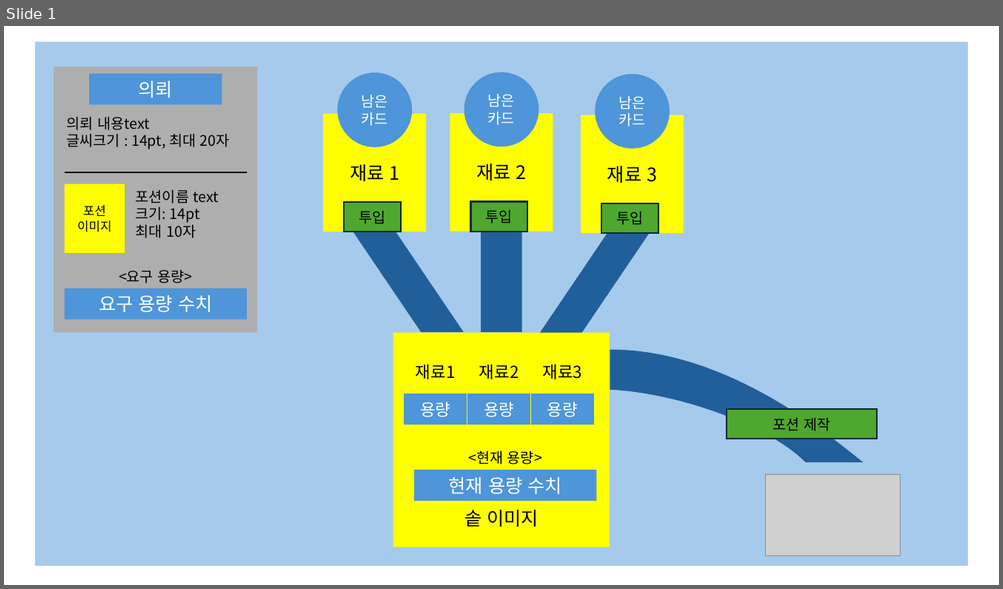
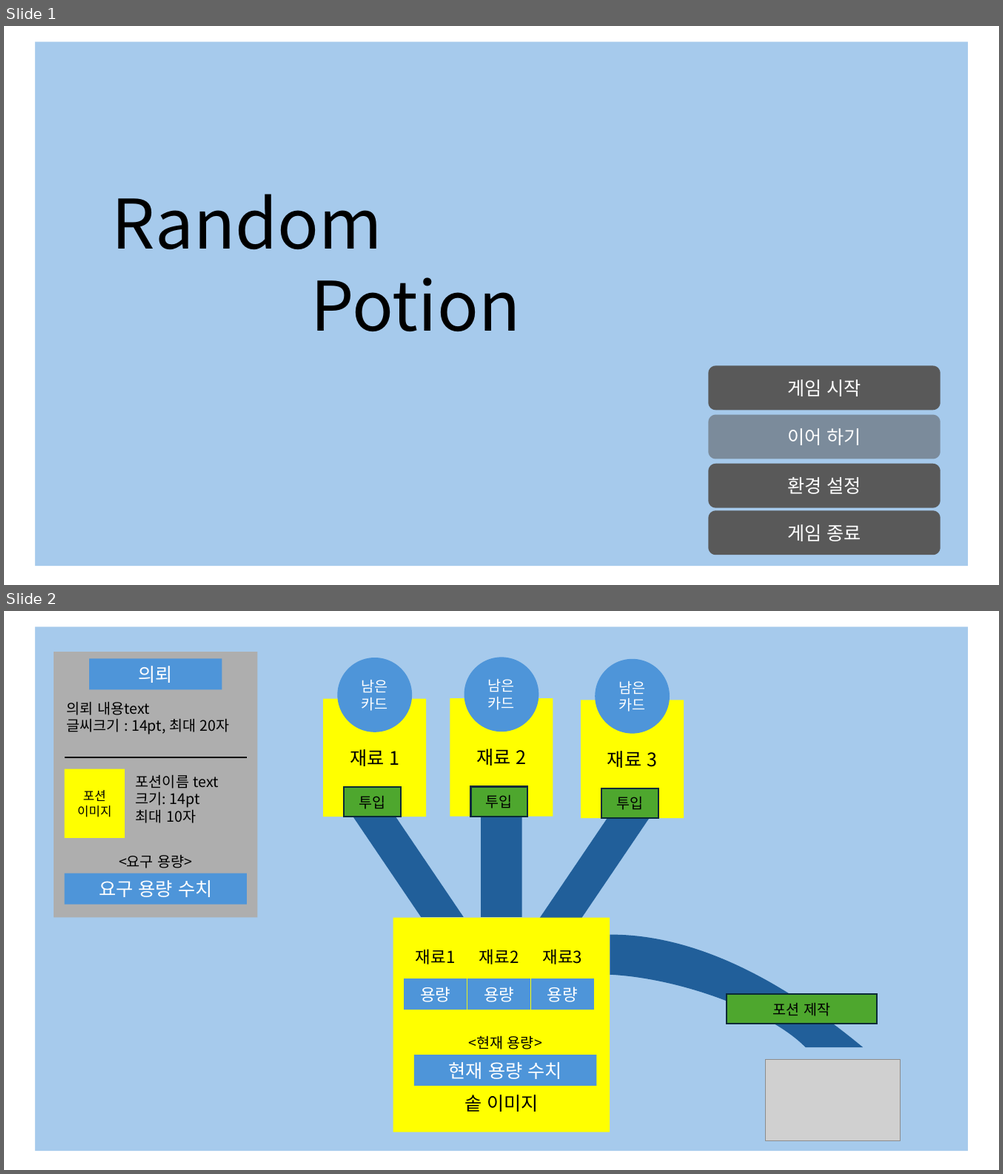
Before and after one commit to gws1017/BlackPotion, a slide deck: document/UI.pptx. Shown one above the other, each under a label of ours: slide 1 before the commit, slides 1 and 2 after it. The pictures are 1003x589 and 1003x1174 pixels, drawn with LibreOffice and Linux fonts; fonts in the diff are those of the drawing; grey boxes stand for pictures. Boxes give left, top, right and bottom in pixels: in the first picture for what was removed or moved away, otherwise in the second. Text is boxed around its words. In the diff, an @@ line names an element or a change of style, - is before the commit and + after.

```diff
--- a/document/UI.pptx
+++ b/document/UI.pptx
@@ slide 1 added at box(4, 26, 999, 585), background #FFFFFF @@
@@ rectangle added at box(35, 42, 968, 566), fill #A6CAEC @@
@@ text added at box(112, 194, 521, 332), 66 pt, text #000000 @@
+Random
+Potion
@@ rounded rectangle added at box(708, 366, 940, 410), fill #595959, 18 pt, text #FFFFFF @@
+게임 시작
@@ rounded rectangle added at box(708, 414, 940, 459), fill #595959 at 55% opacity, 18 pt, text #FFFFFF @@
+이어 하기
@@ rounded rectangle added at box(708, 464, 940, 508), fill #595959, 18 pt, text #FFFFFF @@
+환경 설정
@@ rounded rectangle added at box(708, 511, 940, 555), fill #595959, 18 pt, text #FFFFFF @@
+게임 종료
@@ what was slide 1 is now slide 2 @@
```
Also in this commit, not shown: 14 other files.
